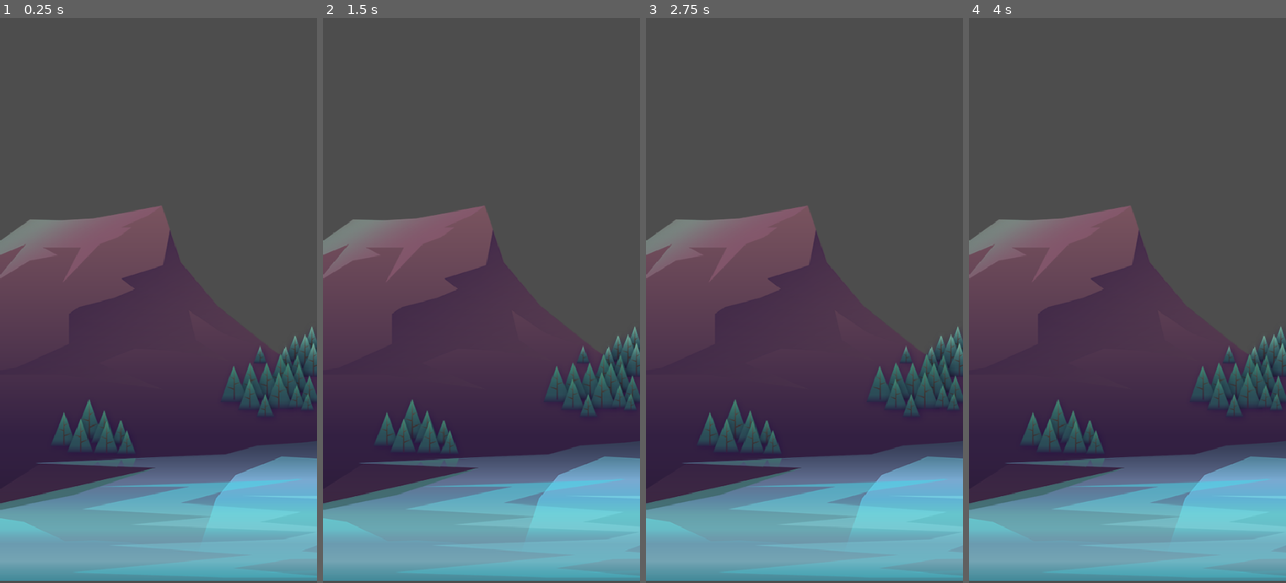
Above: before the commit, frames 1-4 (left to right).
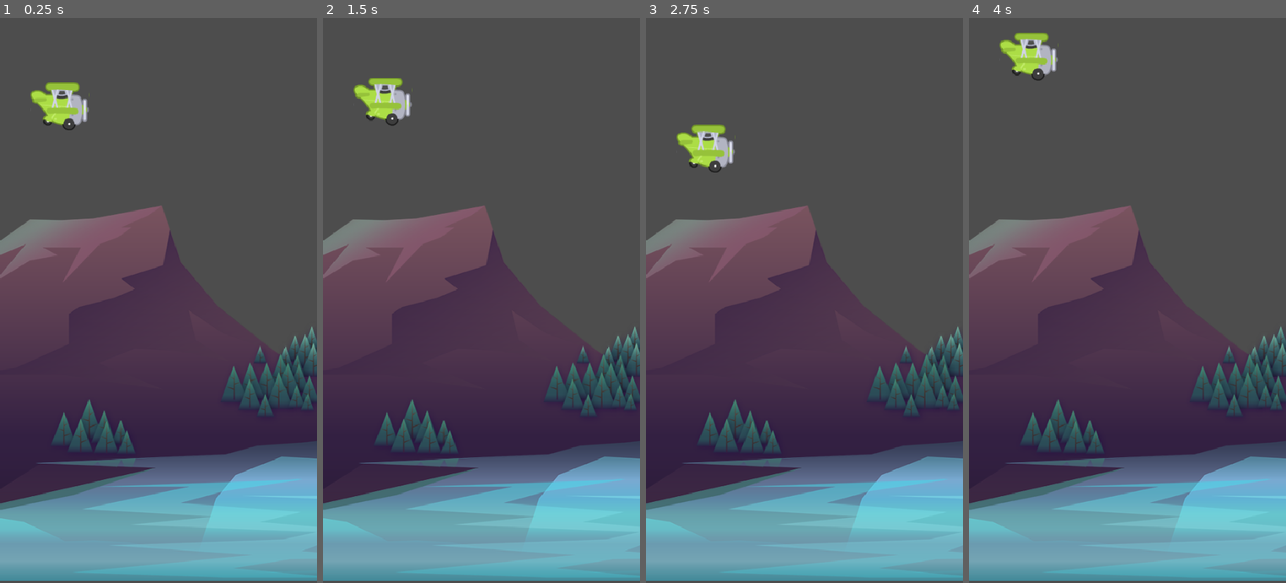
Above: after the commit, the same moments.

Repository: matheuscoradinimf/godot-tappy-bird
Game: Godot game, scene res://Scripts/Game/game.tscn
Two runs of this game, one before a commit and one after it. Both use one fixed random seed, a clock stepped at 60 frames per second and the inputs below.
Inputs:
- Up to frame 1 (0.25 s): no input
- Up to frame 2 (1.5 s): tap Space (jump, bound only after the commit) at 0.6, 0.77, 1.07, 1.35 s
- Up to frame 3 (2.75 s): tap Space (jump, bound only after the commit) at 1.52, 1.82, 2.1 s
- Up to frame 4 (4 s): tap Space (jump, bound only after the commit) at 2.85, 3.02, 3.32, 3.6, 3.77 s

The runs differ from the first frame. In frame 1, 1.0% of the frame differs, in the area x 9-29%, y 11-20%; in frame 2, 1.0%; in frame 3, 1.0%; in frame 4, 1.0%.

Commit message:
plane jump and fly

Diff:
--- /dev/null
+++ b/Scripts/Barrier/barrier.tscn
@@ -0,0 +1,17 @@
+[gd_scene load_steps=3 format=3 uid="uid://ds6dlstps7tk7"]
+
+[sub_resource type="WorldBoundaryShape2D" id="WorldBoundaryShape2D_3r3jw"]
+distance = -3.0
+
+[sub_resource type="WorldBoundaryShape2D" id="WorldBoundaryShape2D_w0e87"]
+normal = Vector2(0, 1)
+distance = -21.0
+
+[node name="Barrier" type="StaticBody2D"]
+
+[node name="CollisionShape2D" type="CollisionShape2D" parent="."]
+position = Vector2(0, 851)
+shape = SubResource("WorldBoundaryShape2D_3r3jw")
+
+[node name="CollisionShape2D2" type="CollisionShape2D" parent="."]
+shape = SubResource("WorldBoundaryShape2D_w0e87")
--- a/Scripts/Game/game.tscn
+++ b/Scripts/Game/game.tscn
@@ -1,9 +1,16 @@
-[gd_scene load_steps=2 format=3 uid="uid://bh3baqdhvpdne"]
+[gd_scene load_steps=4 format=3 uid="uid://bh3baqdhvpdne"]
 
 [ext_resource type="Texture2D" uid="uid://cgpd4jidcokk3" path="res://assets/background/rocks_2.png" id="1_i2ark"]
+[ext_resource type="PackedScene" uid="uid://cr87y174bxgu6" path="res://Scripts/Plane/plane.tscn" id="2_qdv6a"]
+[ext_resource type="PackedScene" uid="uid://ds6dlstps7tk7" path="res://Scripts/Barrier/barrier.tscn" id="3_kxpmq"]
 
 [node name="Game" type="Node2D"]
 
 [node name="Rocks2" type="Sprite2D" parent="."]
 position = Vector2(266, 311)
 texture = ExtResource("1_i2ark")
+
+[node name="Plane" parent="." instance=ExtResource("2_qdv6a")]
+position = Vector2(90, 101)
+
+[node name="Barrier" parent="." instance=ExtResource("3_kxpmq")]
--- a/Scripts/Plane/plane.gd
+++ b/Scripts/Plane/plane.gd
@@ -1,11 +1,26 @@
 extends CharacterBody2D
 
+var _gravity: float = ProjectSettings.get("physics/2d/default_gravity")
 
-# Called when the node enters the scene tree for the first time.
-func _ready() -> void:
-	pass # Replace with function body.
+const JUMP_FORCE: float = 300
+
+@onready var animation_player: AnimationPlayer = $AnimationPlayer
+@onready var animated_sprite: AnimatedSprite2D = $AnimatedSprite2D
+
+func die() -> void:
+	animated_sprite.stop()
+	set_physics_process(false)
+
+func fly(delta: float) -> void:
+	velocity.y += _gravity * delta
+	if Input.is_action_just_pressed("jump"):
+		velocity.y = -JUMP_FORCE
+		animation_player.play("jump")
 
 
-# Called every frame. 'delta' is the elapsed time since the previous frame.
-func _process(delta: float) -> void:
-	pass
+
+func _physics_process(delta: float) -> void:
+	fly(delta)
+	move_and_slide()
+	if is_on_floor():
+		die()
--- a/Scripts/Plane/plane.tscn
+++ b/Scripts/Plane/plane.tscn
@@ -1,6 +1,7 @@
-[gd_scene load_steps=6 format=3 uid="uid://cr87y174bxgu6"]
+[gd_scene load_steps=11 format=3 uid="uid://cr87y174bxgu6"]
 
 [ext_resource type="Texture2D" uid="uid://bn7r1nsw46b1" path="res://assets/plane/planes_sheet.png" id="1_i5kvk"]
+[ext_resource type="Script" uid="uid://c2p3nsk0cw5m" path="res://Scripts/Plane/plane.gd" id="1_ysjh7"]
 
 [sub_resource type="AtlasTexture" id="AtlasTexture_ysjh7"]
 atlas = ExtResource("1_i5kvk")
@@ -31,9 +32,61 @@
 "speed": 5.0
 }]
 
+[sub_resource type="CapsuleShape2D" id="CapsuleShape2D_nrpf8"]
+radius = 36.0
+height = 85.0
+
+[sub_resource type="Animation" id="Animation_nrpf8"]
+length = 0.001
+tracks/0/type = "value"
+tracks/0/imported = false
+tracks/0/enabled = true
+tracks/0/path = NodePath("AnimatedSprite2D:rotation")
+tracks/0/interp = 1
+tracks/0/loop_wrap = true
+tracks/0/keys = {
+"times": PackedFloat32Array(0),
+"transitions": PackedFloat32Array(1),
+"update": 0,
+"values": [0.0]
+}
+
+[sub_resource type="Animation" id="Animation_ysjh7"]
+resource_name = "jump"
+length = 0.3
+tracks/0/type = "value"
+tracks/0/imported = false
+tracks/0/enabled = true
+tracks/0/path = NodePath("AnimatedSprite2D:rotation")
+tracks/0/interp = 2
+tracks/0/loop_wrap = true
+tracks/0/keys = {
+"times": PackedFloat32Array(0, 0.1, 0.2),
+"transitions": PackedFloat32Array(1, 1, 1),
+"update": 0,
+"values": [0.0, -0.436332, 0.0]
+}
+
+[sub_resource type="AnimationLibrary" id="AnimationLibrary_nrpf8"]
+_data = {
+&"RESET": SubResource("Animation_nrpf8"),
+&"jump": SubResource("Animation_ysjh7")
+}
+
 [node name="Plane" type="CharacterBody2D"]
+script = ExtResource("1_ysjh7")
 
 [node name="AnimatedSprite2D" type="AnimatedSprite2D" parent="."]
 sprite_frames = SubResource("SpriteFrames_j48hm")
 animation = &"fly"
 autoplay = "fly"
+
+[node name="CollisionShape2D" type="CollisionShape2D" parent="."]
+position = Vector2(1, -1)
+rotation = 1.5708
+shape = SubResource("CapsuleShape2D_nrpf8")
+
+[node name="AnimationPlayer" type="AnimationPlayer" parent="."]
+libraries = {
+&"": SubResource("AnimationLibrary_nrpf8")
+}
--- a/project.godot
+++ b/project.godot
@@ -15,12 +15,24 @@
 config/features=PackedStringArray("4.4", "Mobile")
 config/icon="res://icon.svg"
 
+[debug]
+
+settings/stdout/print_fps=true
+
 [display]
 
 window/size/viewport_width=480
 window/size/viewport_height=854
 window/stretch/mode="canvas_items"
 
+[input]
+
+jump={
+"deadzone": 0.2,
+"events": [Object(InputEventKey,"resource_local_to_scene":false,"resource_name":"","device":-1,"window_id":0,"alt_pressed":false,"shift_pressed":false,"ctrl_pressed":false,"meta_pressed":false,"pressed":false,"keycode":0,"physical_keycode":32,"key_label":0,"unicode":32,"location":0,"echo":false,"script":null)
+]
+}
+
 [rendering]
 
 renderer/rendering_method="mobile"
